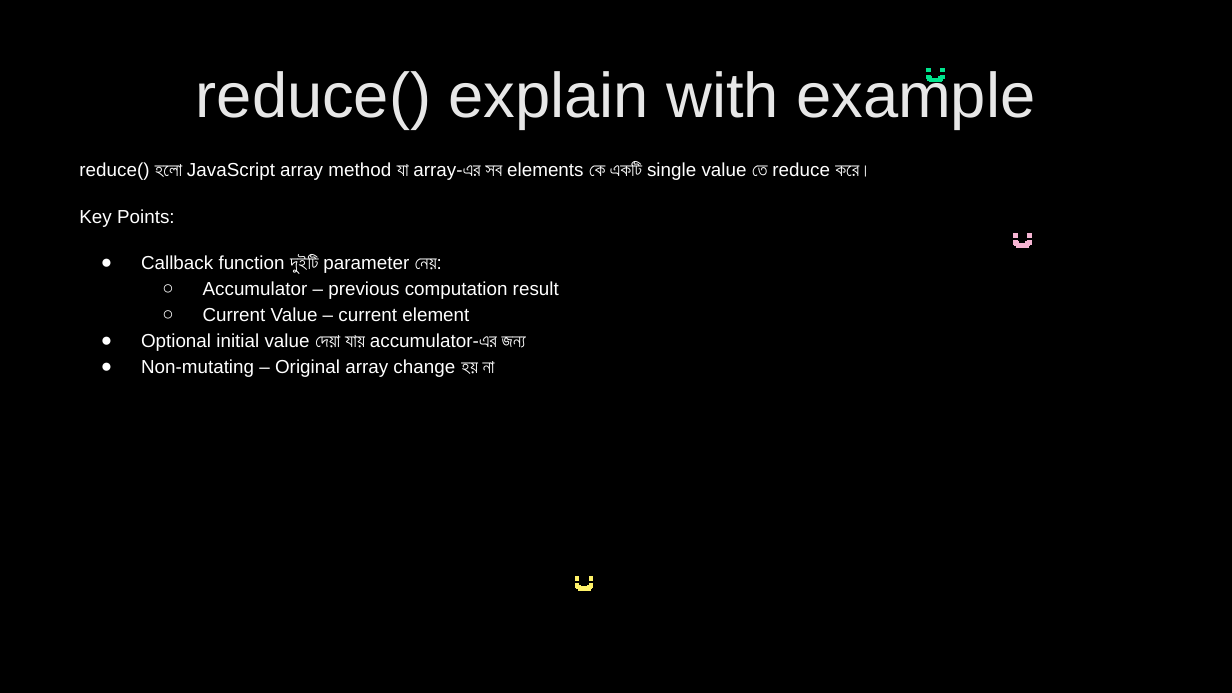
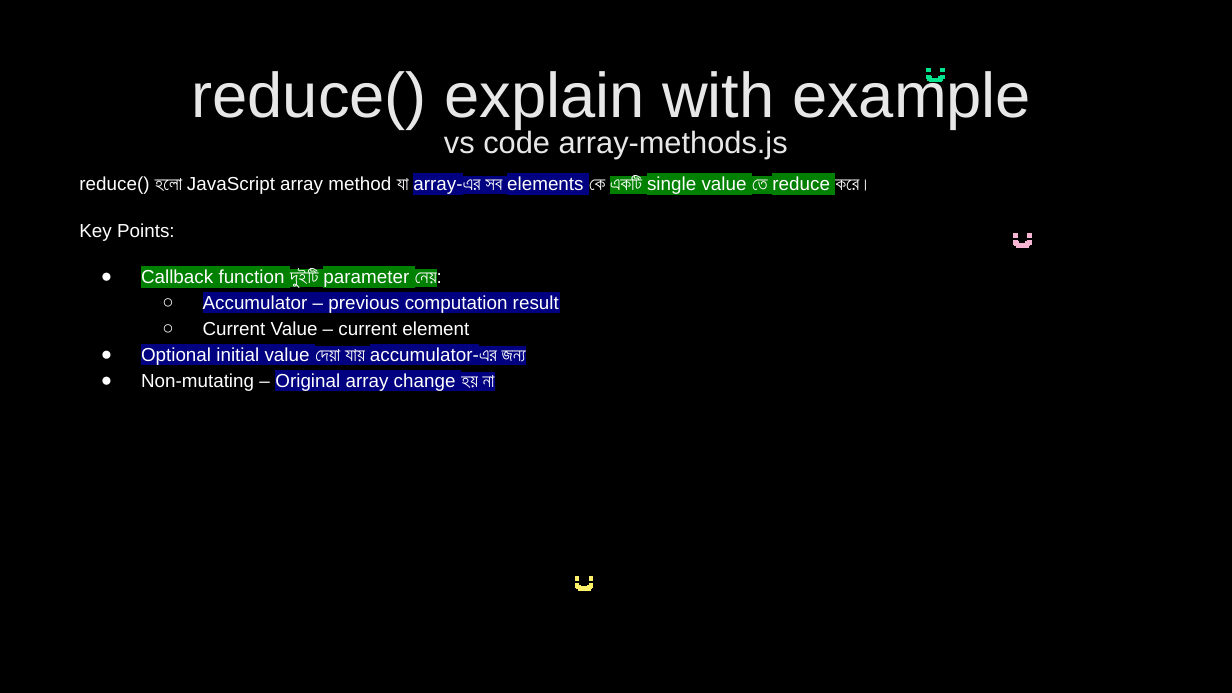
Before and after one commit to nabila-nuzhat/class-js, a slide deck: slide 45 of Interview Question JavaScript_HIGHLIGHTED.pptx (slide 44 before the commit). Drawn at 1232x693 pixels with LibreOffice and Linux fonts; fonts in the diff are those of the drawing. Boxes give left, top, right and bottom in pixels: in the first picture for what was removed or moved away, otherwise in the second. Text is boxed around its words. In the diff, an @@ line names an element or a change of style, - is before the commit and + after.

Commit message:
array method reduce, map, forEach updated

```diff
--- a/Interview Question JavaScript_HIGHLIGHTED.pptx
+++ b/Interview Question JavaScript_HIGHLIGHTED.pptx
@@ title at (x1=192, y1=68, x2=1031, y2=159): text changed @@
-reduce() explain with example
+reduce() explain with example
+vs code array-methods.js
@@ text "reduce() হলো JavaScript array method ..." moved from (x1=79, y1=162, x2=871, y2=377) to (x1=79, y1=176, x2=871, y2=393) @@
@@ text at (x1=79, y1=176, x2=871, y2=393): highlight none to #000080 in "array-এর সব elements", "Accumulator – previous computation result", "Optional initial value দেয়া যায় accumulator-এর জন্য", "Original array change হয় না"; highlight none to #008000 in "একটি single value তে reduce", "Callback function দুইটি parameter নেয়:" @@
```
Also in this commit, not shown: 5 other slides changed, 2 slides added, 2 other files.
